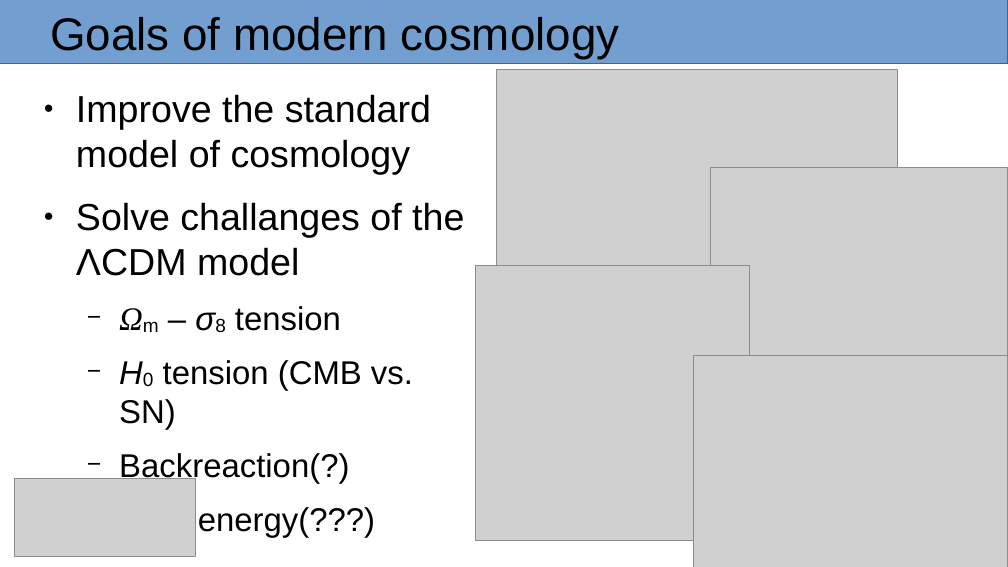
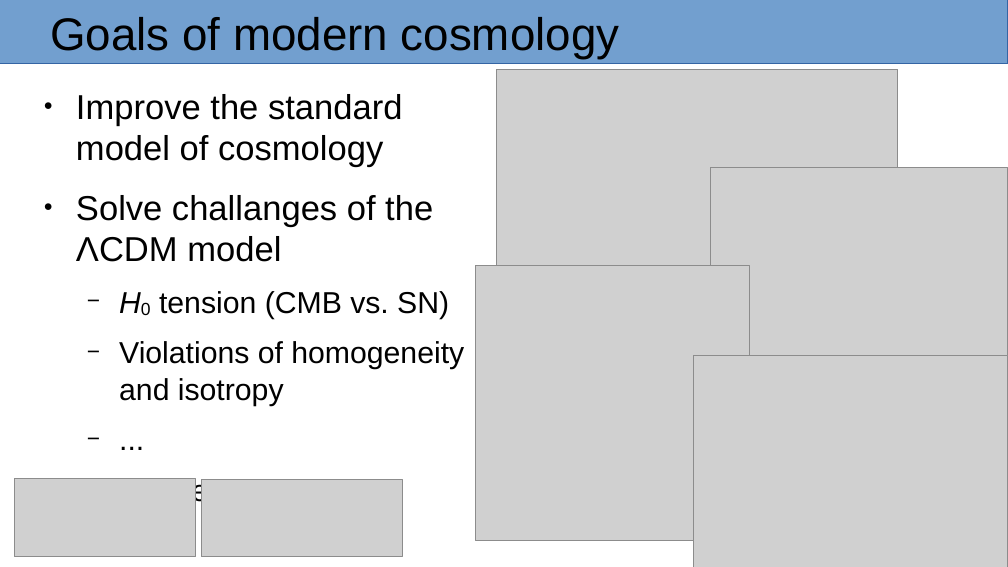
Before and after one commit to masterdesky/presentations, a slide deck: slide 2 of cosmology/cosmo-and-machine-learning/presentation/cosmo-and-ml.odp (slide 5 before the commit). Drawn at 1008x567 pixels with LibreOffice and Linux fonts; fonts in the diff are those of the drawing; grey boxes stand for pictures. Boxes give left, top, right and bottom in pixels: in the first picture for what was removed or moved away, otherwise in the second. Text is boxed around its words. In the diff, an @@ line names an element or a change of style, - is before the commit and + after.

Commit message:
ml + sims in cosmo pres

```diff
--- a/cosmology/cosmo-and-machine-learning/presentation/cosmo-and-ml.odp
+++ b/cosmology/cosmo-and-machine-learning/presentation/cosmo-and-ml.odp
@@ text at (76, 94, 449, 479): size 29.6 to 27.2 pt in "Improve the standard model of cosmology", "Solve challanges of the ΛCDM model"; size 25.9 to 23.8 pt in "H0 tension (CMB vs. SN)", "Dark energy(???)" @@
@@ text at (235, 306, 341, 331): paragraph removed @@
-  − Ωm – σ8 tension
@@ text at (119, 341, 464, 406): text changed; size 25.9 to 23.8 pt @@
-  − Backreaction(?)
+  − Violations of homogeneity and isotropy
+  − ...
@@ picture added at (201, 479, 402, 557) @@
```
Also in this commit, not shown: 3 other slides changed, 8 slides added, 1 slide removed, 3 other files.
